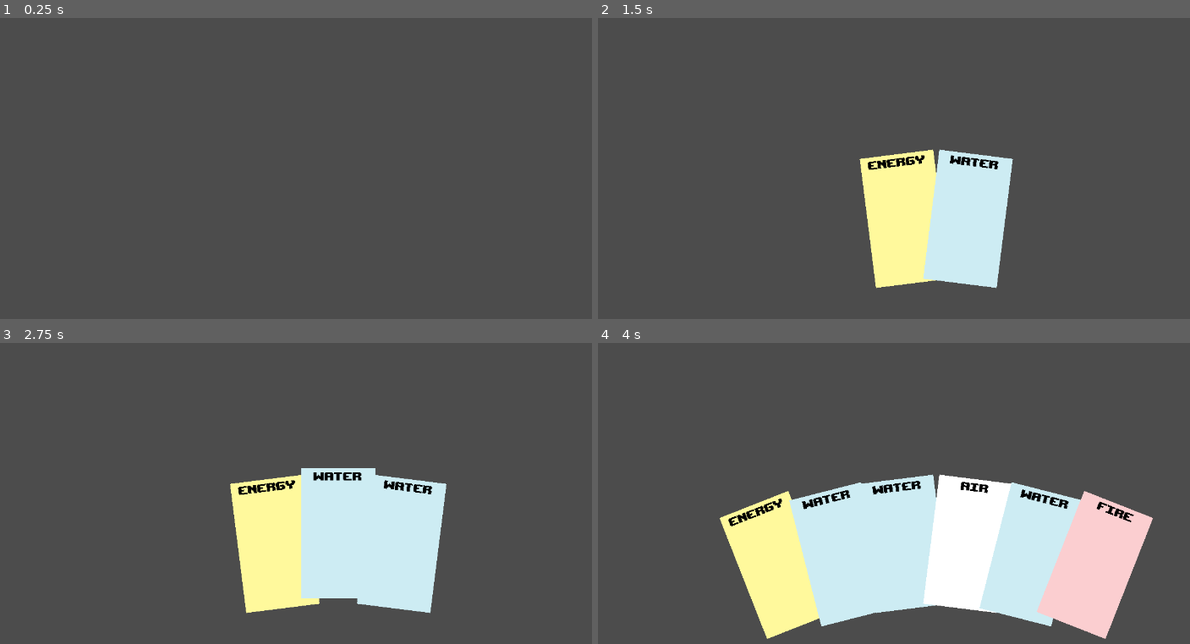
Above: before the commit, frames 1-4 (two rows, left to right).
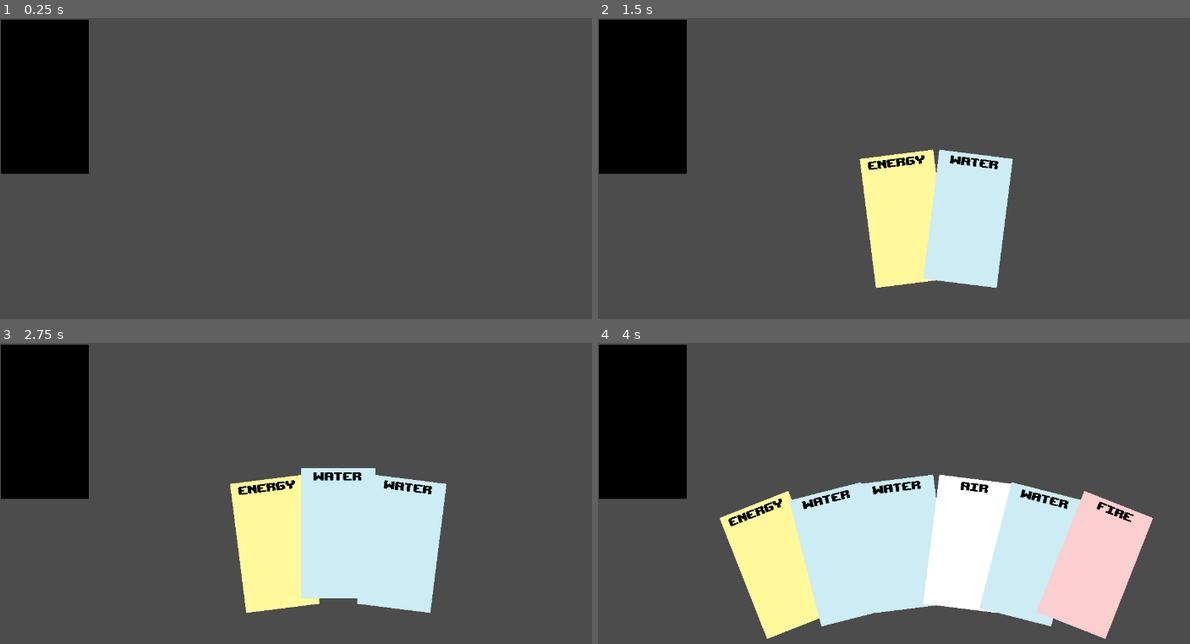
Above: after the commit, the same moments.

Repository: HenriqueCamillo/Auauquimia
Game: Godot game, scene res://scenes/Hand.tscn
Same seed, same stepped clock (60 frames per second), same inputs: the game is played once before the commit and once after it. The project has no main scene, so this scene is started directly.
Inputs (mouse positions are in pixels of both pictures, inside the frame that each line leads up to):
- Up to frame 1 (0.25 s): no input
- Up to frame 2 (1.5 s): tap Enter at 0.5 s; move the mouse to (1083, 189) at 0.52 s; press the mouse at (1083, 189) at 0.53 s; tap Space (ui_select) at 0.77, 1.25 s; move the mouse to (799, 228) at 1.27 s; release the mouse at (799, 228) at 1.28 s; click (799, 228) at 1.35 s
- Up to frame 3 (2.75 s): tap Space (ui_select) at 1.52 s; tap Enter at 2 s; move the mouse to (408, 448) at 2.02 s; press the mouse at (408, 448) at 2.03 s
- Up to frame 4 (4 s): tap Space (ui_select) at 2.75, 3.02, 3.77 s; move the mouse to (899, 607) at 2.77 s; release the mouse at (899, 607) at 2.78 s; click (899, 607) at 2.85 s; tap Enter at 3.5 s; move the mouse to (1136, 589) at 3.52 s; press the mouse at (1136, 589) at 3.53 s

The runs differ from the first frame. In frame 1, 7.6% of the frame differs, in the area x 0-15%, y 0-52%; in frame 2, 7.6%; in frame 3, 7.6%; in frame 4, 7.6%.

Commit message:
The Slot Saga continues

Diff:
--- a/scenes/Hand.tscn
+++ b/scenes/Hand.tscn
@@ -1,10 +1,16 @@
-[gd_scene load_steps=3 format=2]
+[gd_scene load_steps=4 format=2]
 
 [ext_resource path="res://scripts/Hand.gd" type="Script" id=1]
 [ext_resource path="res://scenes/Card.tscn" type="PackedScene" id=2]
+[ext_resource path="res://scenes/Target.tscn" type="PackedScene" id=3]
 
-[node name="Hand" type="Node2D"]
+[node name="Hand" type="Node2D" groups=[
+"hand",
+]]
 position = Vector2( 640, 360 )
 script = ExtResource( 1 )
 card = ExtResource( 2 )
 offset = Vector2( 120, 40 )
+
+[node name="Target" parent="." instance=ExtResource( 3 )]
+position = Vector2( -638.453, -356.715 )
--- a/scenes/Target.tscn
+++ b/scenes/Target.tscn
@@ -9,9 +9,11 @@
 script = ExtResource( 1 )
 
 [node name="Slot" type="TextureRect" parent="."]
-margin_right = 40.0
-margin_bottom = 40.0
+margin_right = 170.0
+margin_bottom = 292.0
 texture = ExtResource( 2 )
+expand = true
+stretch_mode = 5
 
 [connection signal="mouse_entered" from="Slot" to="." method="onMouseEnter"]
 [connection signal="mouse_exited" from="Slot" to="." method="onMouseExit"]
--- a/scripts/Card.gd
+++ b/scripts/Card.gd
@@ -3,6 +3,7 @@
 var isFocus = false
 var isGrabbed = false
 var canDrag = true
+var inHand = false
 
 # Vector 2
 var mouseOffset = Vector2(0,0)
@@ -23,8 +24,6 @@
 var originalRot = 0
 var originalZ = 0
 
-signal released
-
 
 # Called when the node enters the scene tree for the first time.
 func _ready():
@@ -32,6 +31,7 @@
 
 func init(cardName, index):
 	handIndex = index
+	inHand = true
 
 	var info = load("res://cards/" + cardName + ".tres")
 	title = info.name
@@ -43,9 +43,6 @@
 
 	$Art.texture = info.art
 	$Name.text = title
-
-	print(str(handIndex) + "-> pos: " + str(position) + " rot: " + str(rotation))
-
 
 # Called every frame. 'delta' is the elapsed time since the previous frame.
 func _process(delta):
@@ -60,13 +57,15 @@
 			originalZ = z_index
 			rotation = 0.0
 			z_index = 5
+			get_parent().grabCard($".")
 		else:
 			position = mousePos + mouseOffset
 
 	if (Input.is_action_just_released("left_click") && isGrabbed):
 		isGrabbed = false
-		emit_signal("released")
-		onRelease(null)
+		if inHand:
+			get_parent().releaseCard()
+		#onRelease(null)
 	pass
 
 func onMouseEnter():
@@ -81,6 +80,10 @@
 		position = originalPos
 		rotation = originalRot
 		z_index = originalZ
+	else:
+		destiny.add_child($".")
+		position = Vector2(0,0)
+		destiny.interact()
 
 func shift(offset, count, rot):
 	position.x -= offset.x
@@ -92,5 +95,3 @@
 	elif (count % 2 == 1 && handIndex > count/2):
 		position.y -= offset.y
 		rotate(-rot)
-
-	print(str(handIndex) + "-> pos: " + str(position) + " rot: " + str(rotation))
--- a/scripts/Hand.gd
+++ b/scripts/Hand.gd
@@ -13,7 +13,12 @@
 #arrays
 var deck = ["fire", "water", "energy", "air"]
 
+signal grab
+signal release
+
 #aux
+var cardOnHand = null
+var chosenSlot = null
 var rng = RandomNumberGenerator.new()
 
 # Called when the node enters the scene tree for the first time.
@@ -43,3 +48,21 @@
 		#initialize card
 		var sortCard = rng.randi_range(0, deck.size() - 1)
 		c.init(deck[sortCard], cardCount)
+
+func grabCard(card):
+	cardOnHand = card
+	get_tree().call_group("target","beAware")
+
+func chooseSlot(slot):
+	chosenSlot = slot
+	print("achou")
+
+func forgetSlot():
+	chosenSlot = null
+	print("sumiu!")
+
+func releaseCard():
+	get_tree().call_group("target","goSleep")
+	cardOnHand.onRelease(chosenSlot)
+	cardOnHand = null
+	chosenSlot = null
--- a/scripts/Target.gd
+++ b/scripts/Target.gd
@@ -4,6 +4,8 @@
 var highlight = false
 signal enter
 signal exit
+
+var target = Vector2(0,0)
 
 # Called when the node enters the scene tree for the first time.
 func _ready():
@@ -23,12 +25,14 @@
 func onMouseEnter():
 	if searching:
 		highlight = true
-		emit_signal("enter")
+		get_tree().call_group("hand","chooseSlot", $".")
 	pass # Replace with function body.
-
 
 func onMouseExit():
 	if searching && highlight:
 		highlight = false
-		emit_signal("exit")
+		get_tree().call_group("hand","forgetSlot")
 	pass # Replace with function body.
+
+func interact():
+	print("LEEEEROOOOOOYYY")
